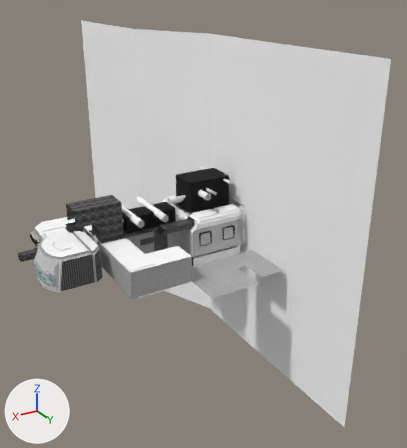
An edit to the OBJ model meshes/map/map_mesh.obj, drawn before and after from the same camera.
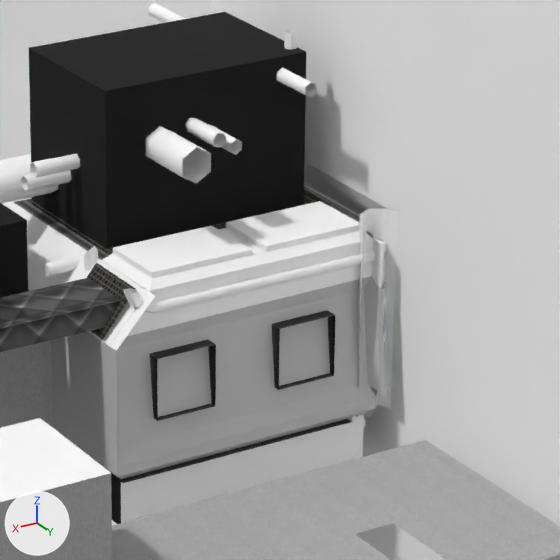
Each version is shown whole from a 50 mm lens placed at (30.4, 55.5, 28.6), pointed at (-2.8, 0.1, 1.0), then close up on the part from 42% to 68% of the width and 37% to 61% of the height. Lighting does not change. The marker at lower left points along +X, +Y and +Z. Where no turn or scale is listed for an object, it has been applied to the vertices.

The scene before the commit, as lines of its bpy script (objects in view):
```python
me_map_mesh = bpy.data.meshes.new('map_mesh')
me_map_mesh.from_pydata(...)  # 2840 vertices, 4556 faces; spans x -8.0..18.7, y -35.8..23.2, z -14.8..23.0
me_map_mesh.materials.append(mat_metal_02_256x256_1)
me_map_mesh.materials.append(mat_metal_08_256x256)  # its picture is missing
me_map_mesh.materials.append(mat_glass_1)
me_map_mesh.materials.append(mat_metal_06_256x256)  # its picture is missing
me_map_mesh.materials.append(mat_plaster_15_256x256)  # its picture is missing
me_map_mesh.materials.append(mat_metal_18_256x256)  # its picture is missing
me_map_mesh.materials.append(mat_metal_05_256x256)  # picture img_metal_05_256x256_png
me_map_mesh.materials.append(mat_light)  # white #ffffff
me_map_mesh.materials.append(mat_rail)  # picture img_rail_tex_png
me_map_mesh.materials.append(mat_black)  # black #000000
me_map_mesh.materials.append(mat_metal_17_256x256)  # its picture is missing
me_map_mesh.materials.append(mat_vent)
me_map_mesh.materials.append(mat_metal_11_256x256)  # its picture is missing
me_map_mesh.materials.append(mat_glass)
me_map_mesh.materials.append(mat_metal_13_256x256)  # its picture is missing
me_map_mesh.materials.append(mat_metal_02_256x256)  # its picture is missing
me_map_mesh.materials.append(mat_metal_09_256x256)  # its picture is missing
me_map_mesh.materials.append(mat_panel_0)
me_map_mesh.materials.append(mat_metal_15_256x256_1)  # its picture is missing
me_map_mesh.materials.append(mat_ceiling_light_lambert1_basemap)
ob_map_mesh = bpy.data.objects.new('map_mesh', me_map_mesh)
ob_map_mesh.location = (0.0, 0.0, 0.0)
```
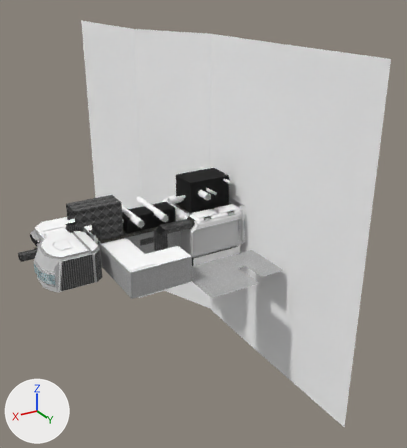
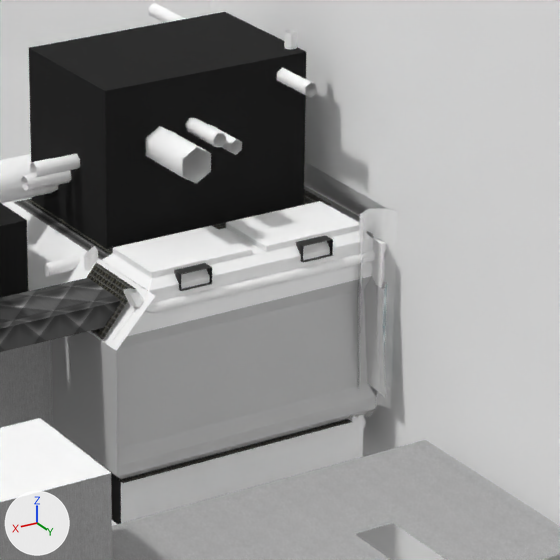
What changed in the scene script:
```text
Change me_map_mesh:
    where me_map_mesh.from_pydata(...)  # 2840 vertices, 4556 faces; spans x -8.0..18.7, y -35.8..23.2, z -14.8..23.0
    used by ob_map_mesh; location = (0.0, 0.0, 0.0)
    me_map_mesh part 1: the loose piece of 8 vertices spanning x -1.4..0.1, y 3.7..4.3, z 0.3..1.8 is scaled about its middle by (0.525, 1, 0.263), then moved by (-0.4, -0.2, 2.4)
    me_map_mesh part 2: the loose piece of 8 vertices spanning x -4.6..-3.1, y 3.7..4.3, z 0.3..1.8 is scaled about its middle by (0.525, 1, 0.263), then moved by (-0.4, -0.2, 2.4)
```

Pixel boxes (x1, y1, x2, y2) of what changed, in the close-ups (560 x 560 px; the box of a moved part takes in the faces that stretch with it):
part 1 of me_map_mesh, moved or reshaped
    before: (150, 340, 216, 421)
    after: (174, 263, 212, 291)
part 2 of me_map_mesh, moved or reshaped
    before: (272, 310, 335, 390)
    after: (296, 235, 333, 263)
